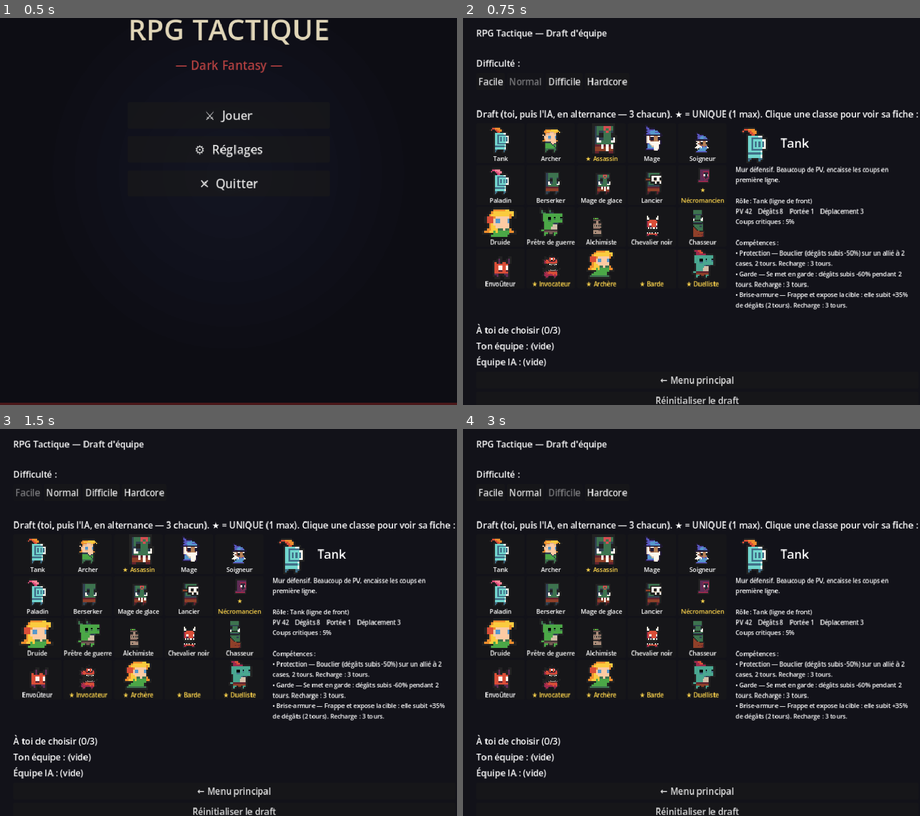
Above: before the commit, frames 1-4 (two rows, left to right).
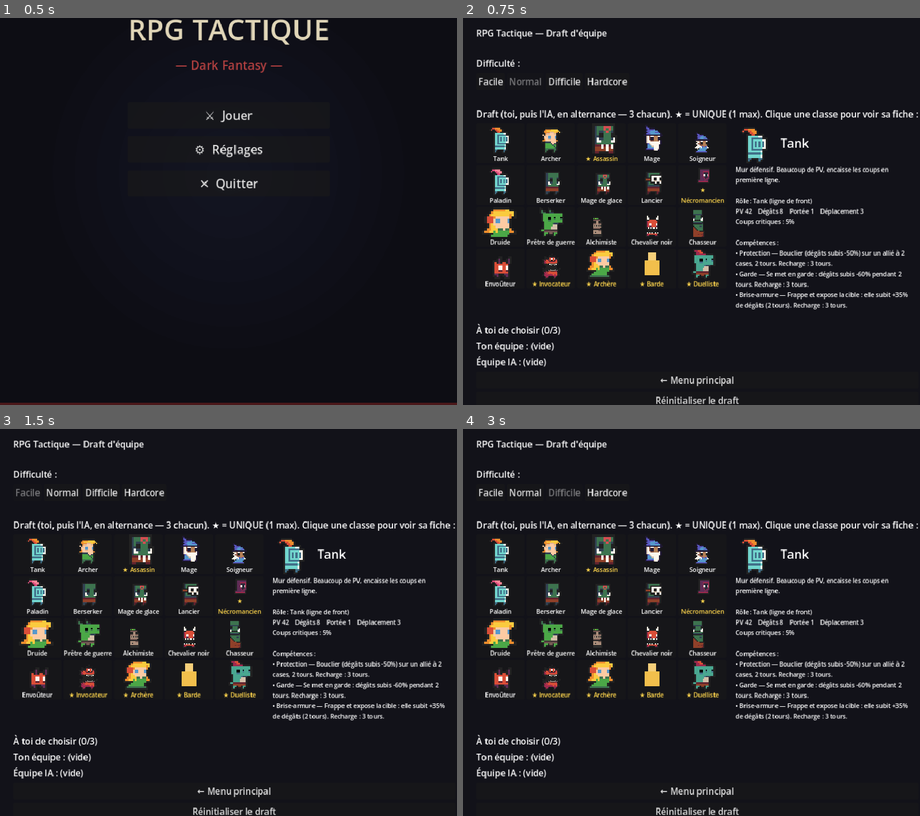
Above: after the commit, the same moments.

Repository: bodji27200-web/mon-jeux-video-
Game: Godot game, scene res://Title.tscn
The game is run twice, just before and just after one commit, with the same random seed, the same clock (stepped at 60 frames per second) and the same inputs.
Inputs:
- Up to frame 1 (0.5 s): no input
- Up to frame 2 (0.75 s): click "⚔ Jouer" at 0.5 s
- Up to frame 3 (1.5 s): click "Facile" at 1.25 s
- Up to frame 4 (3 s): click "Normal" at 2 s; click "Difficile" at 2.75 s

Frame 1 is identical in both runs. In frame 2, 0.2% of the frame differs, in the area x 39-43%, y 60-67%; in frame 3, 0.2%; in frame 4, 0.2%.

Commit message:
Draft : pastille colorée pour les classes sans sprite (barde visible) ; IA : pénalité de distance au choix de cible

Diff:
--- a/AI.gd
+++ b/AI.gd
@@ -167,6 +167,12 @@
 	var hard: bool = GameData.difficulty in ["difficile", "hardcore"]
 	for e in enemies:
 		var s := -float(e.hp)
+		# Pénalité de distance : préférer une cible atteignable plutôt que de
+		# traverser la carte (et se faire tirer dessus en chemin) pour une proie
+		# lointaine à peine plus tentante.
+		var dist: int = abs(unit.grid_position.x - e.grid_position.x) \
+				+ abs(unit.grid_position.y - e.grid_position.y)
+		s -= float(dist) * (6.0 if hard else 4.0)
 		if float(e.hp) <= est:
 			s += 800.0                    # achevable ce tour-ci : priorité absolue
 		elif float(e.hp) <= est * 1.5:
--- a/TeamSelect.gd
+++ b/TeamSelect.gd
@@ -165,13 +165,29 @@
 
 
 # Texture du sprite (1re frame idle) d'une classe, depuis la spritesheet.
+# Classes sans sprite (barde, chasseur — rendues en vectoriel au combat) :
+# pastille-figurine colorée pour que leur carte reste visible dans le draft.
 func _class_texture(cid: String) -> Texture2D:
 	if not UnitScript.SPRITES.has(cid):
-		return null
+		return _fallback_texture(cid)
 	var at := AtlasTexture.new()
 	at.atlas = TILESET
 	at.region = UnitScript.SPRITES[cid]
 	return at
+
+
+# Mini-figurine (tête + corps) de la couleur de la classe, générée en mémoire.
+func _fallback_texture(cid: String) -> Texture2D:
+	var col: Color = GameData.CLASSES[cid].color
+	var img := Image.create(16, 16, false, Image.FORMAT_RGBA8)
+	img.fill(Color(0, 0, 0, 0))
+	for y in range(2, 6):
+		for x in range(6, 10):
+			img.set_pixel(x, y, col.lightened(0.25))   # tête
+	for y in range(6, 14):
+		for x in range(4, 12):
+			img.set_pixel(x, y, col)                   # corps
+	return ImageTexture.create_from_image(img)
 
 
 func _role_label(r: String) -> String:
